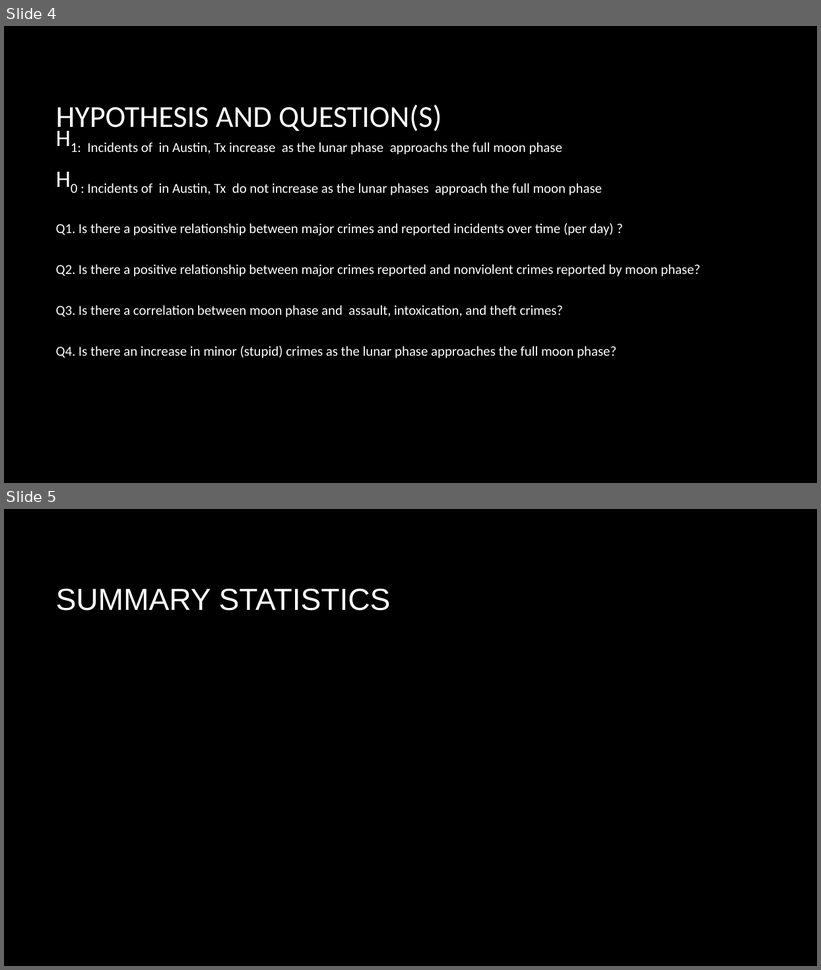
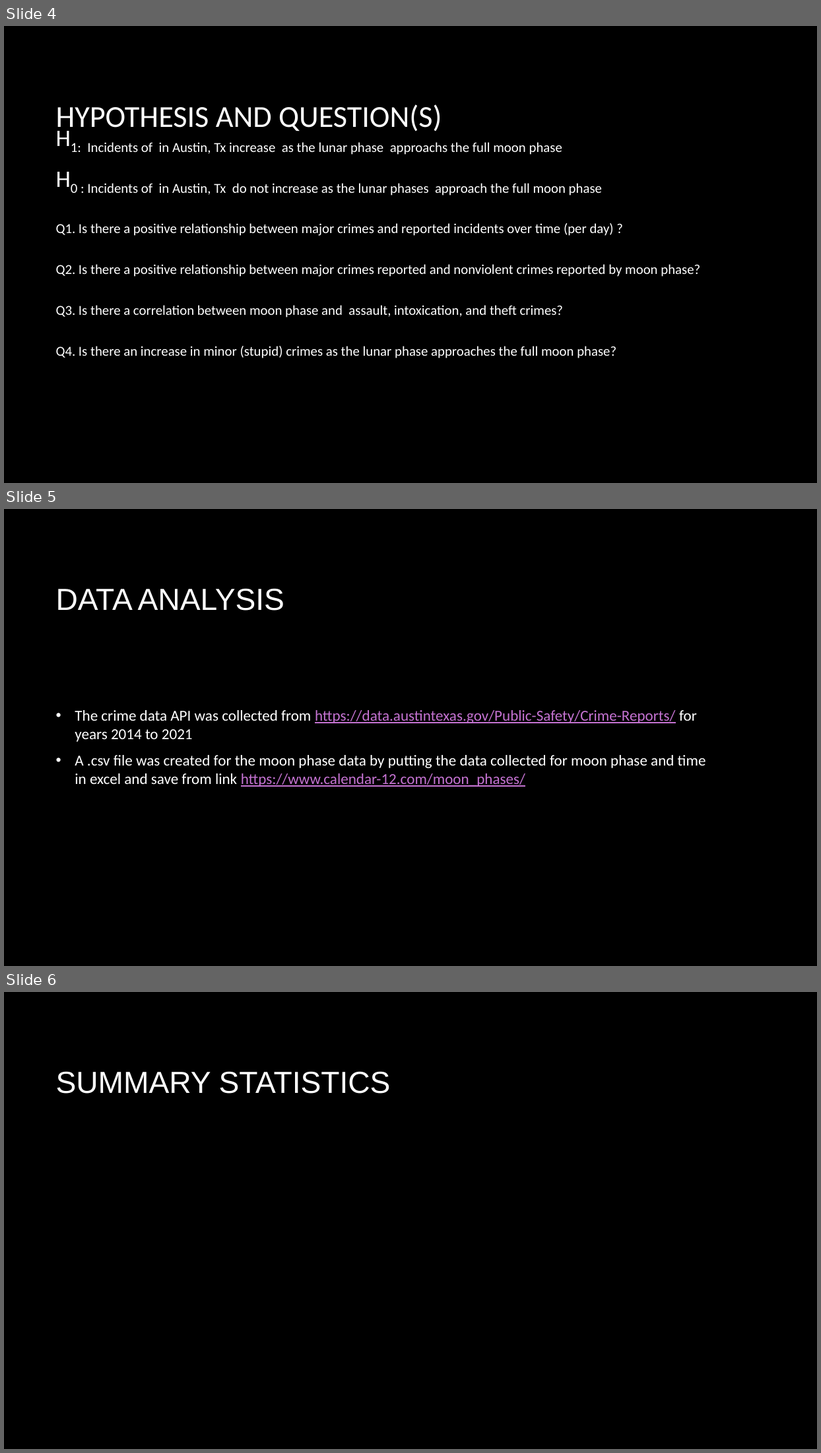
Before and after one commit to flashforward89/Project-1, a slide deck: Master Folder/Lunar Phase Influence On Crime in Austin Texas.pptx. Shown one above the other, each under a label of ours: slides 4 and 5 before the commit, slides 4, 5 and 6 after it. The pictures are 821x970 and 821x1453 pixels, drawn with LibreOffice and Linux fonts; fonts in the diff are those of the drawing; background and template pictures are left out. Boxes give left, top, right and bottom in pixels: in the first picture for what was removed or moved away, otherwise in the second. Text is boxed around its words. In the diff, an @@ line names an element or a change of style, - is before the commit and + after.

```diff
--- a/Master Folder/Lunar Phase Influence On Crime in Austin Texas.pptx
+++ b/Master Folder/Lunar Phase Influence On Crime in Austin Texas.pptx
@@ slide 5 added at bbox=[4, 509, 817, 966], background picture (left out) @@
@@ title added at bbox=[56, 588, 284, 611], 36 pt, text #FFFFFF @@
+DATA ANALYSIS
@@ text added at bbox=[75, 710, 706, 787], 18 pt, text #FFFFFF @@
+• The crime data API was collected from https://data.austintexas.gov/Public-Safety/Crime-Reports/ for years 2014 to 2021
+• A .csv file was created for the moon phase data by putting the data collected for moon phase and time in excel and save from link https://www.calendar-12.com/moon_phases/
@@ what was slide 5 is now slide 6 @@
```
Also in this commit, not shown: 1 slide changed, 6 other slides added, 1 other file.
